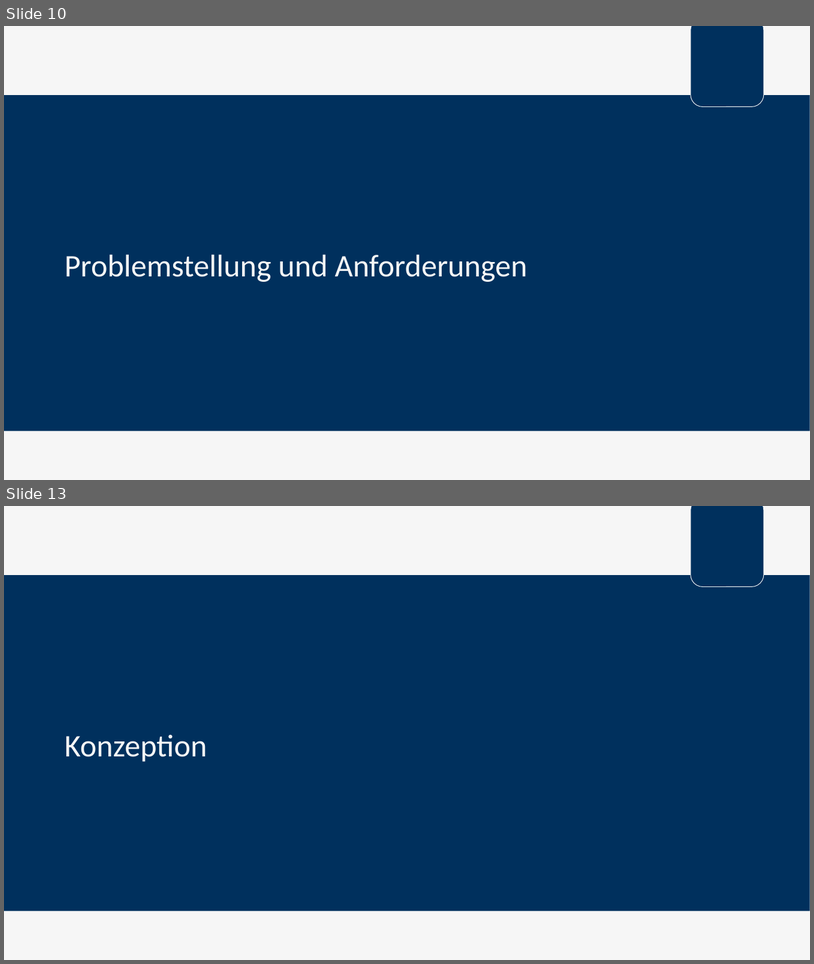
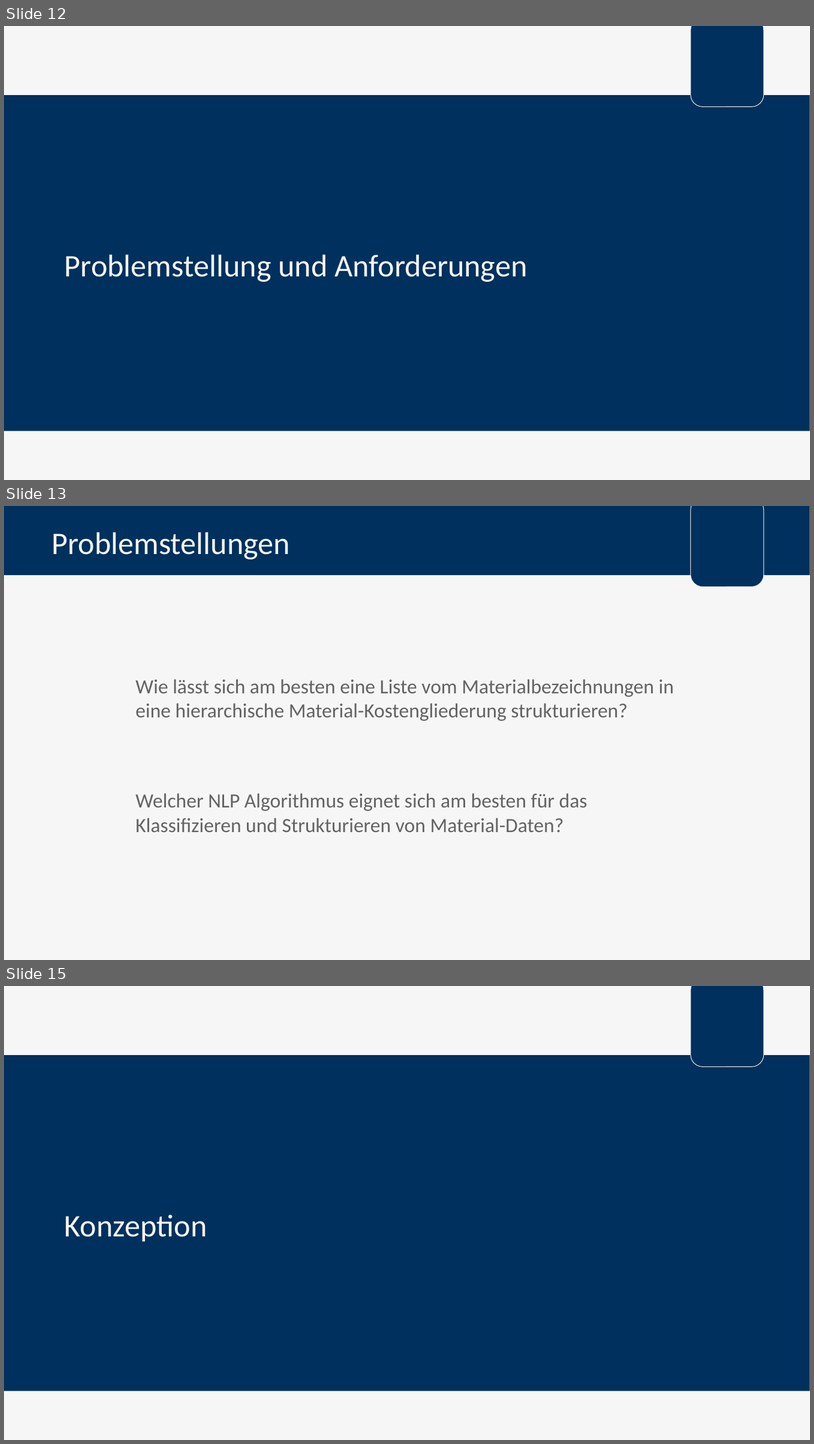
Before and after one commit to FlowBYRN/BaMaterialStandartisation, a slide deck: documents/Verteidigung.pptx. Shown one above the other, each under a label of ours: slides 10 and 13 before the commit, slides 12, 13 and 15 after it; the slides between them are not shown. The pictures are 814x964 and 814x1444 pixels, drawn with LibreOffice and Linux fonts; fonts in the diff are those of the drawing; background and template pictures are left out. Boxes give left, top, right and bottom in pixels: in the first picture for what was removed or moved away, otherwise in the second. Text is boxed around its words. In the diff, an @@ line names an element or a change of style, - is before the commit and + after.

```diff
--- a/documents/Verteidigung.pptx
+++ b/documents/Verteidigung.pptx
@@ slide 13 added at [4,506,810,960], background #F6F6F6; not listed: 1 template element that a slide beside it also shows @@
@@ rectangle added at [4,506,810,576], fill #00305D @@
@@ title added at [51,532,290,559], 28 pt, text #F6F6F6 @@
+Problemstellungen
@@ text added at [135,679,674,721], 18 pt, text #646363 @@
+Wie lässt sich am besten eine Liste vom Materialbezeichnungen in eine hierarchische Material-Kostengliederung strukturieren?
@@ text added at [135,793,588,832], 18 pt, text #646363 @@
+Welcher NLP Algorithmus eignet sich am besten für das Klassifizieren und Strukturieren von Material-Daten?
@@ what was slide 10 is now slide 12 @@
@@ what was slide 13 is now slide 15 @@
```
Also in this commit, not shown: 8 slides changed, 8 other slides added, 5 slides removed, 3 other files.
